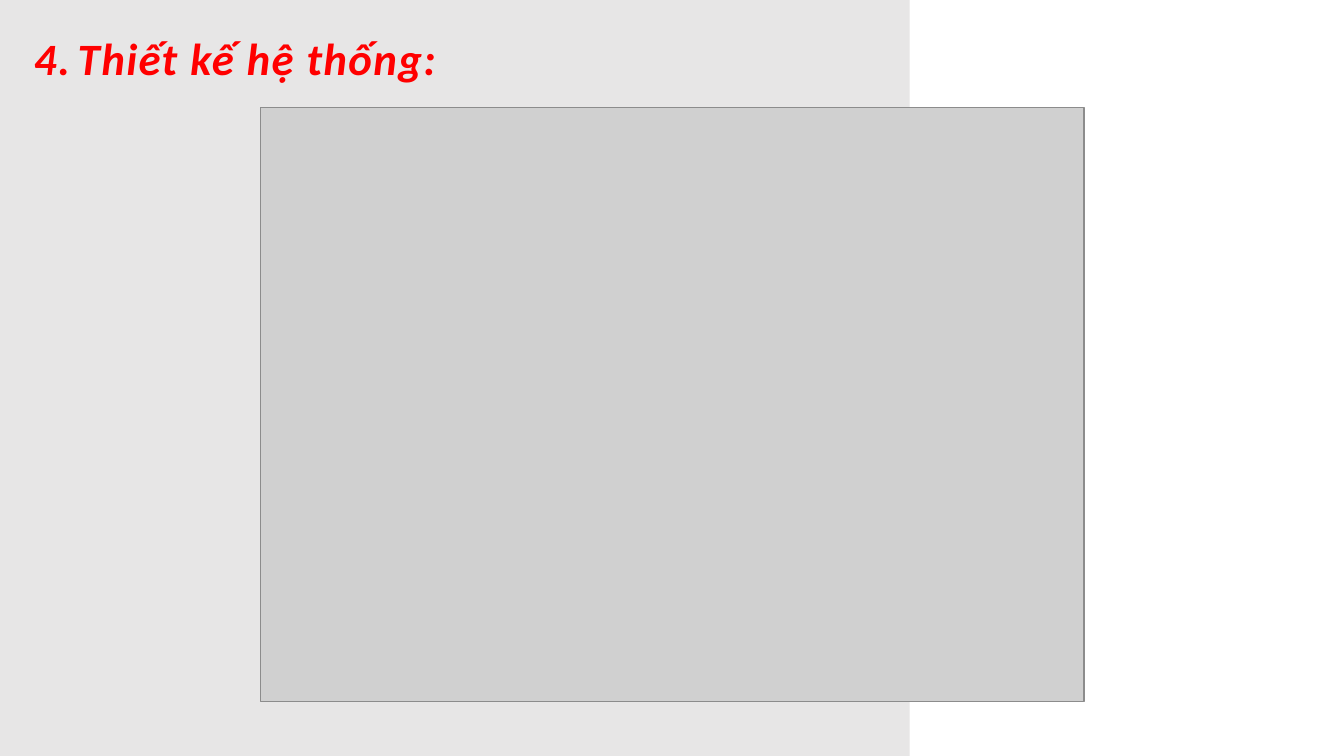
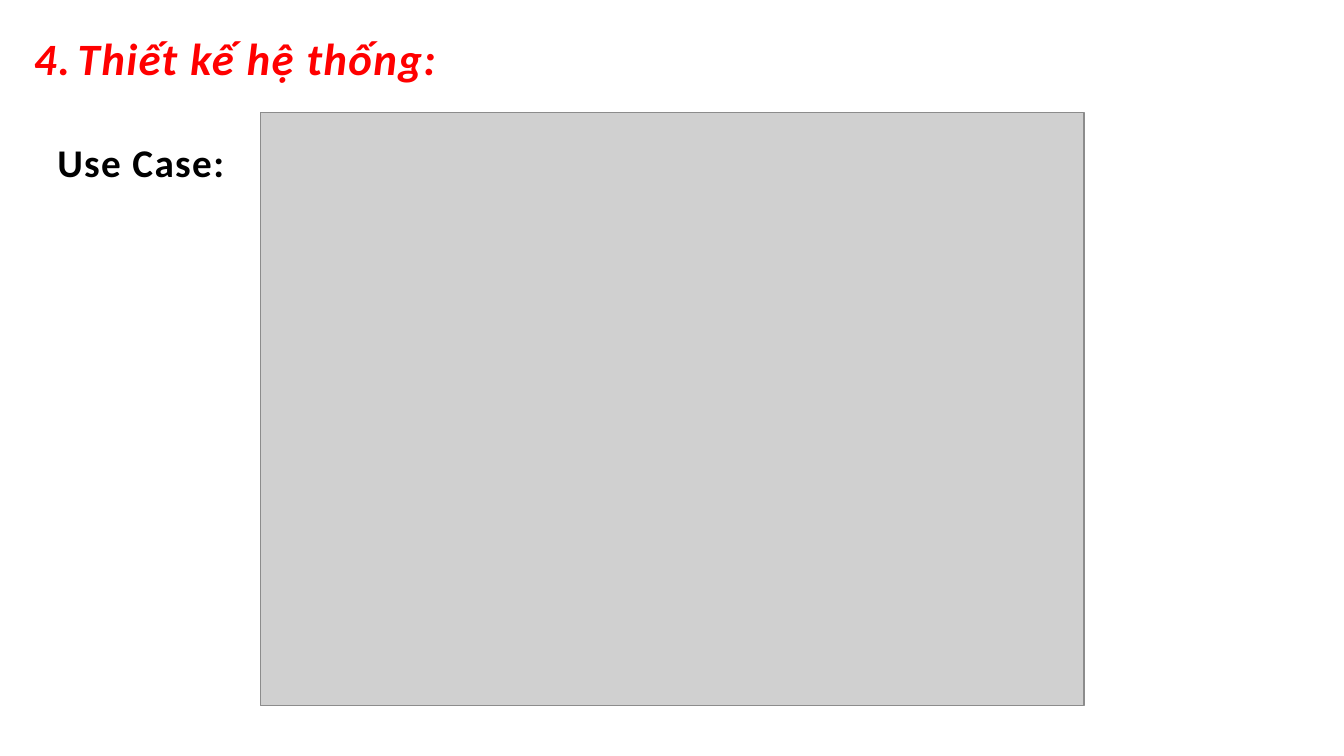
Before and after one commit to minhnghi123/React-WebTracNghiemTiengAnhTHPT, a slide deck: slide 8 of 2.HoTuanPhuoc_ThS.Võ Quốc Lương/2. Hồ Tuấn Phước_ThS.Võ Quốc Lương.pptx (slide 6 before the commit). Drawn at 1344x756 pixels with LibreOffice and Linux fonts; fonts in the diff are those of the drawing; grey boxes stand for pictures. Boxes give left, top, right and bottom in pixels: in the first picture for what was removed or moved away, otherwise in the second. Text is boxed around its words. In the diff, an @@ line names an element or a change of style, - is before the commit and + after.

```diff
--- a/2.HoTuanPhuoc_ThS.Võ Quốc Lương/2. Hồ Tuấn Phước_ThS.Võ Quốc Lương.pptx
+++ b/2.HoTuanPhuoc_ThS.Võ Quốc Lương/2. Hồ Tuấn Phước_ThS.Võ Quốc Lương.pptx
@@ rectangle removed at [0, 0, 909, 756] @@
@@ picture: place and size @@
-picture at [260, 108, 1084, 702]
+picture at [260, 113, 1084, 707]
@@ text added at [57, 151, 224, 178], 28 pt, text #000000, bold @@
+Use Case:
```
Also in this commit, not shown: 3 other slides changed, 4 slides added, 1 slide removed.
